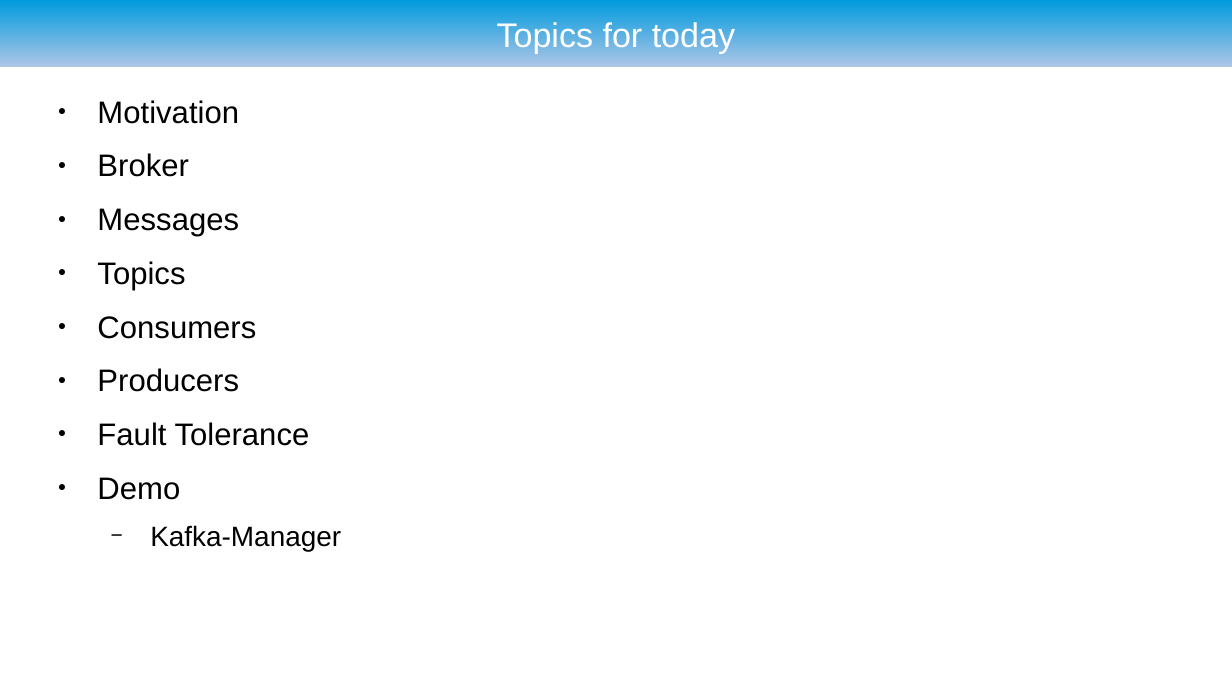
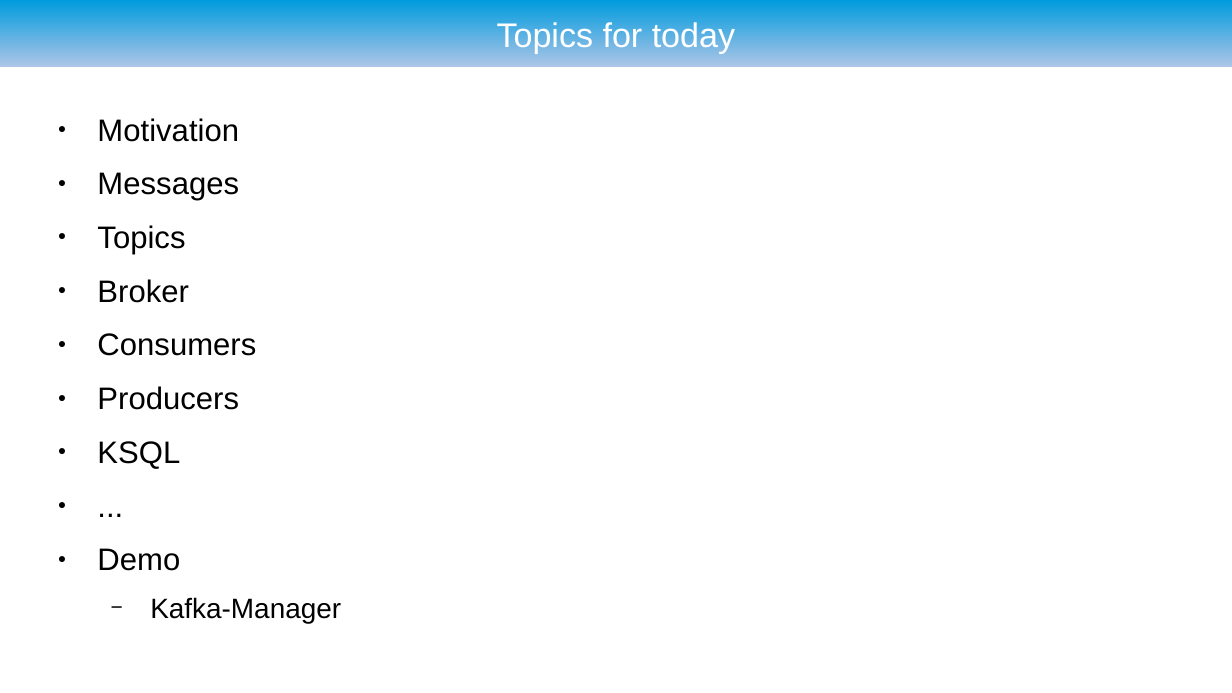
Before and after one commit to ryzlab/kafka-kompetensdag, a slide deck: slide 2 of doc/presentation-umejug.odp. Drawn at 1232x693 pixels with LibreOffice and Linux fonts; fonts in the diff are those of the drawing; background and template pictures are left out. Boxes give left, top, right and bottom in pixels: in the first picture for what was removed or moved away, otherwise in the second. Text is boxed around its words. In the diff, an @@ line names an element or a change of style, - is before the commit and + after.

```diff
--- a/doc/presentation-umejug.odp
+++ b/doc/presentation-umejug.odp
@@ text "Motivation": place and size @@
-text "Motivation" at [97,100,341,551]
+text "Motivation" at [97,118,341,623]
@@ text at [97,153,189,177]: paragraph removed @@
-● Broker
@@ text at [97,279,189,303]: paragraph added @@
+● Broker
@@ text at [97,441,180,469]: text changed @@
-● Fault Tolerance
+● KSQL
+● ...
```
Also in this commit, not shown: 5 other slides changed, 2 other files.
